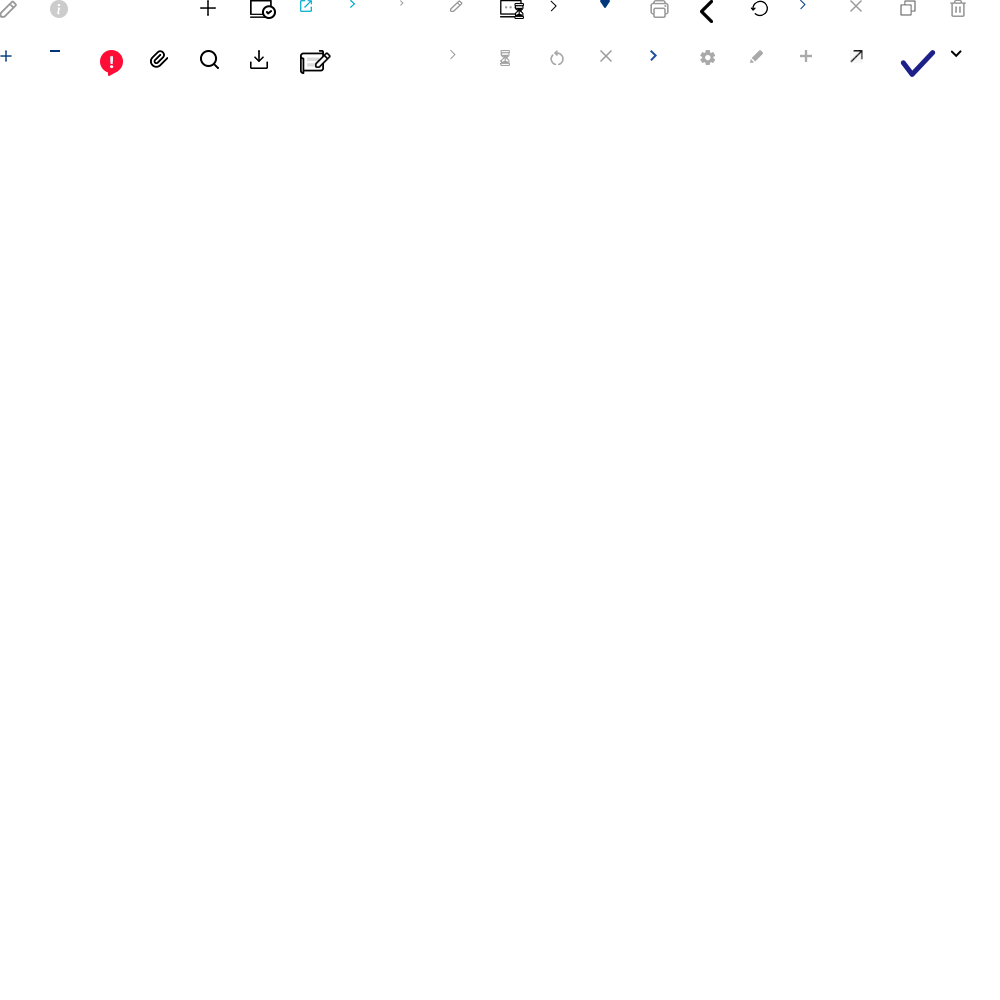
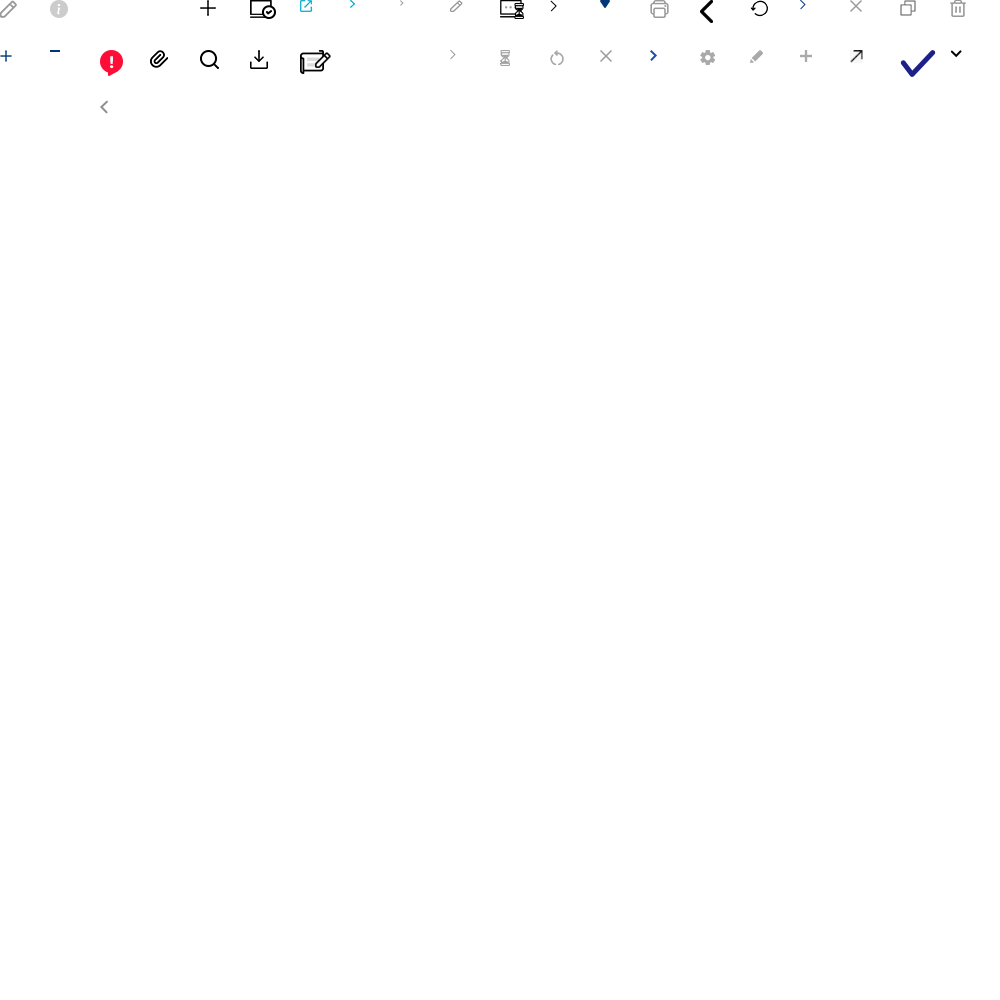
Revision of a layered w=1000, h=1000 image; what changed, layer by layer:
added layer "레이어 57" in group "그룹 3" over [100,100,108,114]
